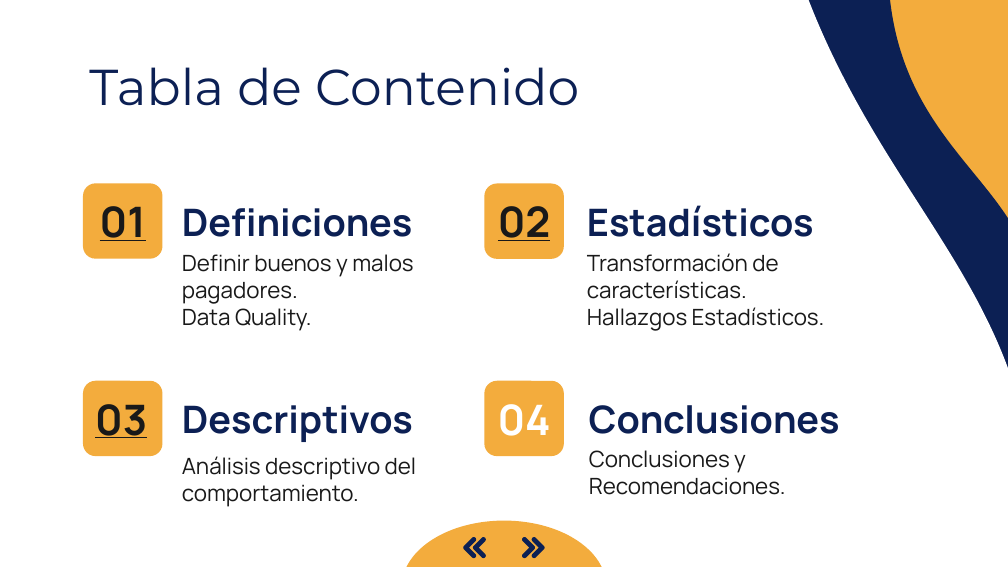
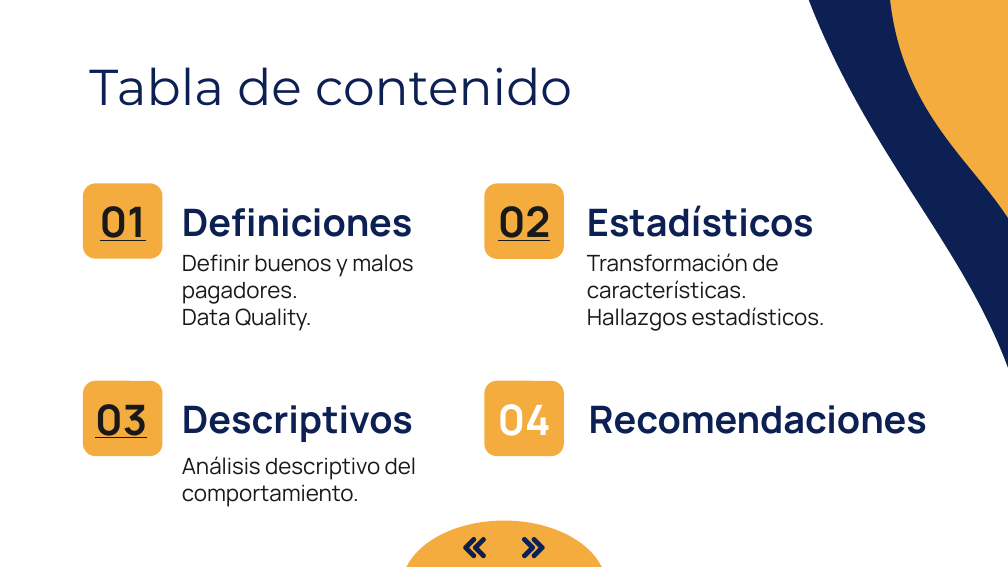
Before and after one commit to ajalca/cbe_customer_classification, a slide deck: slide 3 of Presentacion MRP.pptx. Drawn at 1008x567 pixels with LibreOffice and Linux fonts; fonts in the diff are those of the drawing. Boxes give left, top, right and bottom in pixels: in the first picture for what was removed or moved away, otherwise in the second. Text is boxed around its words. In the diff, an @@ line names an element or a change of style, - is before the commit and + after.

```diff
--- a/Presentacion MRP.pptx
+++ b/Presentacion MRP.pptx
@@ title at [89, 67, 572, 106]: text changed @@
-Tabla de Contenido
+Tabla de contenido
@@ subtitle at [587, 307, 825, 331]: text changed @@
-Hallazgos Estadísticos.
+Hallazgos estadísticos.
@@ title at [589, 405, 927, 434]: text changed @@
-Conclusiones
+Recomendaciones
@@ subtitle removed at [589, 450, 786, 495] @@
-Conclusiones y Recomendaciones.
```
Also in this commit, not shown: 8 other slides changed, 3 slides added, 2 slides removed, 1 other file.
